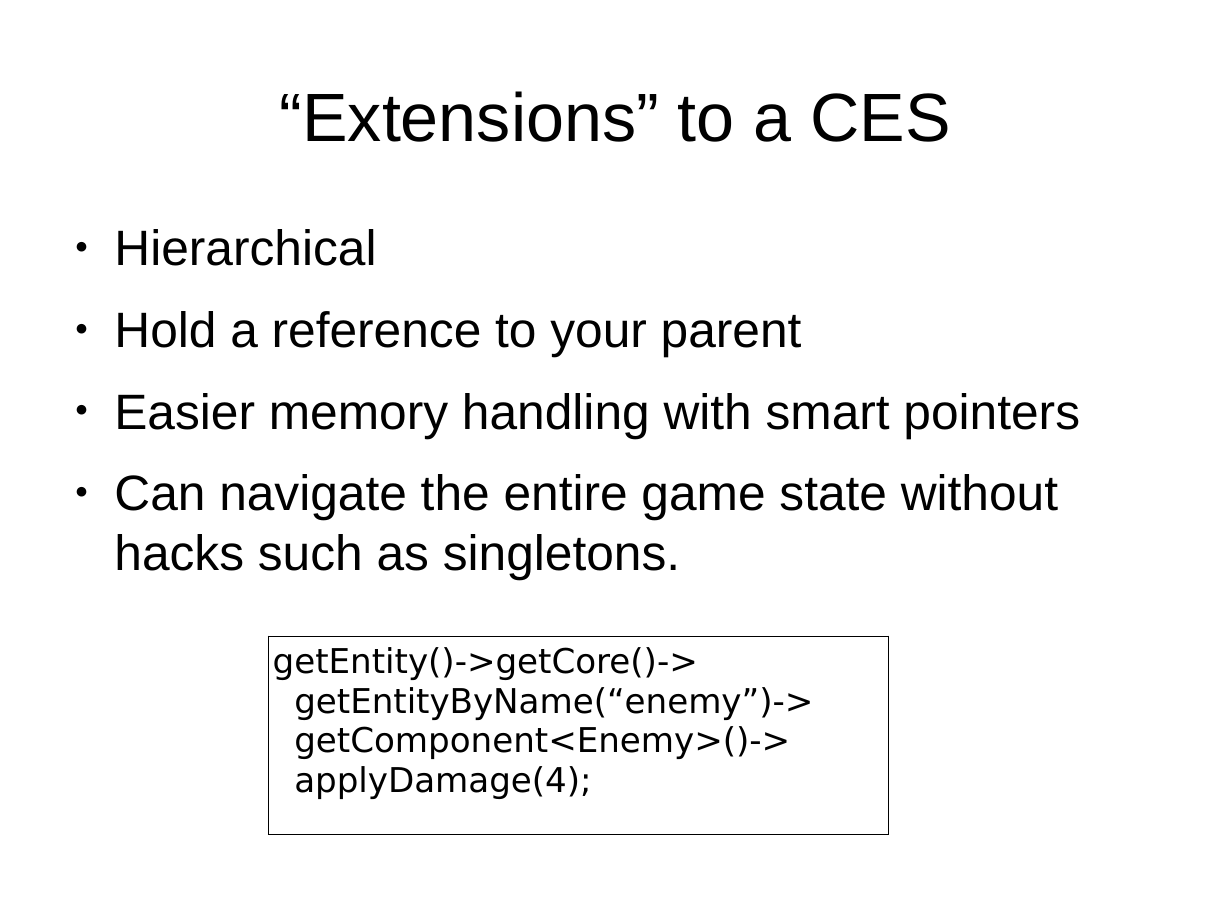
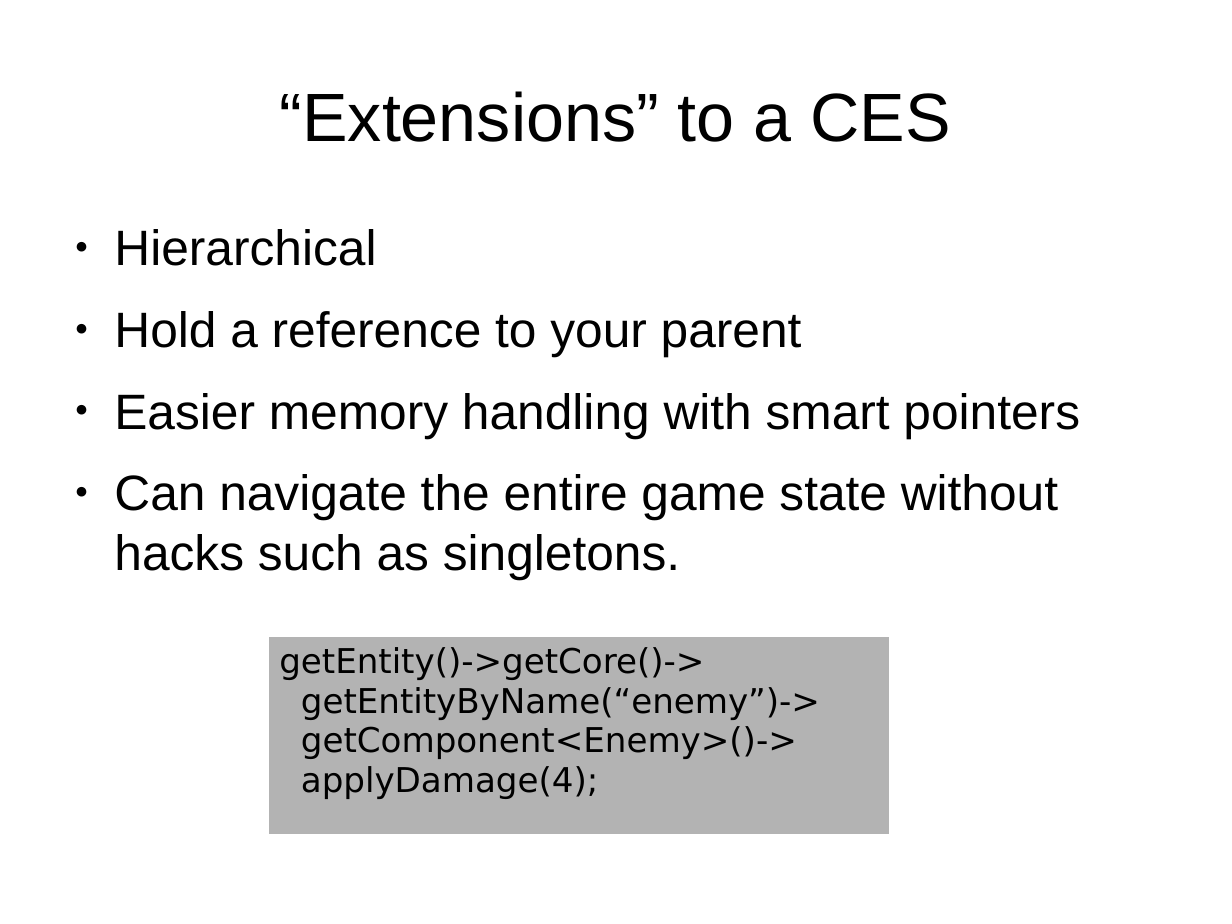
Before and after one commit to osen/creativelabs, a slide deck: slide 8 of gep/gep-lec2.odp. Drawn at 1232x924 pixels with LibreOffice and Linux fonts; fonts in the diff are those of the drawing; background and template pictures are left out. Boxes give left, top, right and bottom in pixels: in the first picture for what was removed or moved away, otherwise in the second. Text is boxed around its words. In the diff, an @@ line names an element or a change of style, - is before the commit and + after.

Commit message:
Updated lec2 slides.

```diff
--- a/gep/gep-lec2.odp
+++ b/gep/gep-lec2.odp
@@ table at (x1=268, y1=636, x2=889, y2=834) @@
@@ fill none to #B3B3B3 in row 1, column 1 @@
@@ borders changed @@
```
Also in this commit, not shown: 1 other slide changed, 9 slides added.
